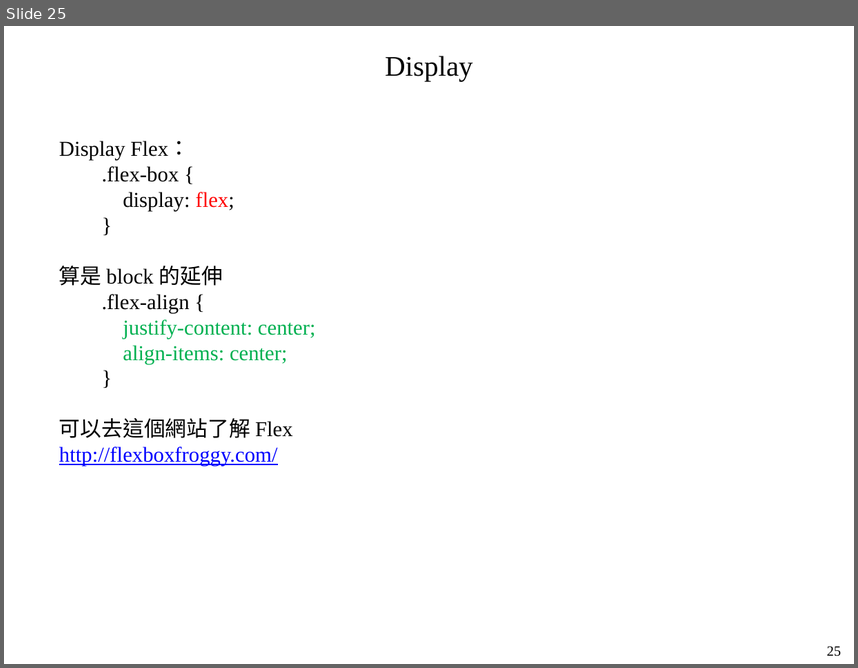
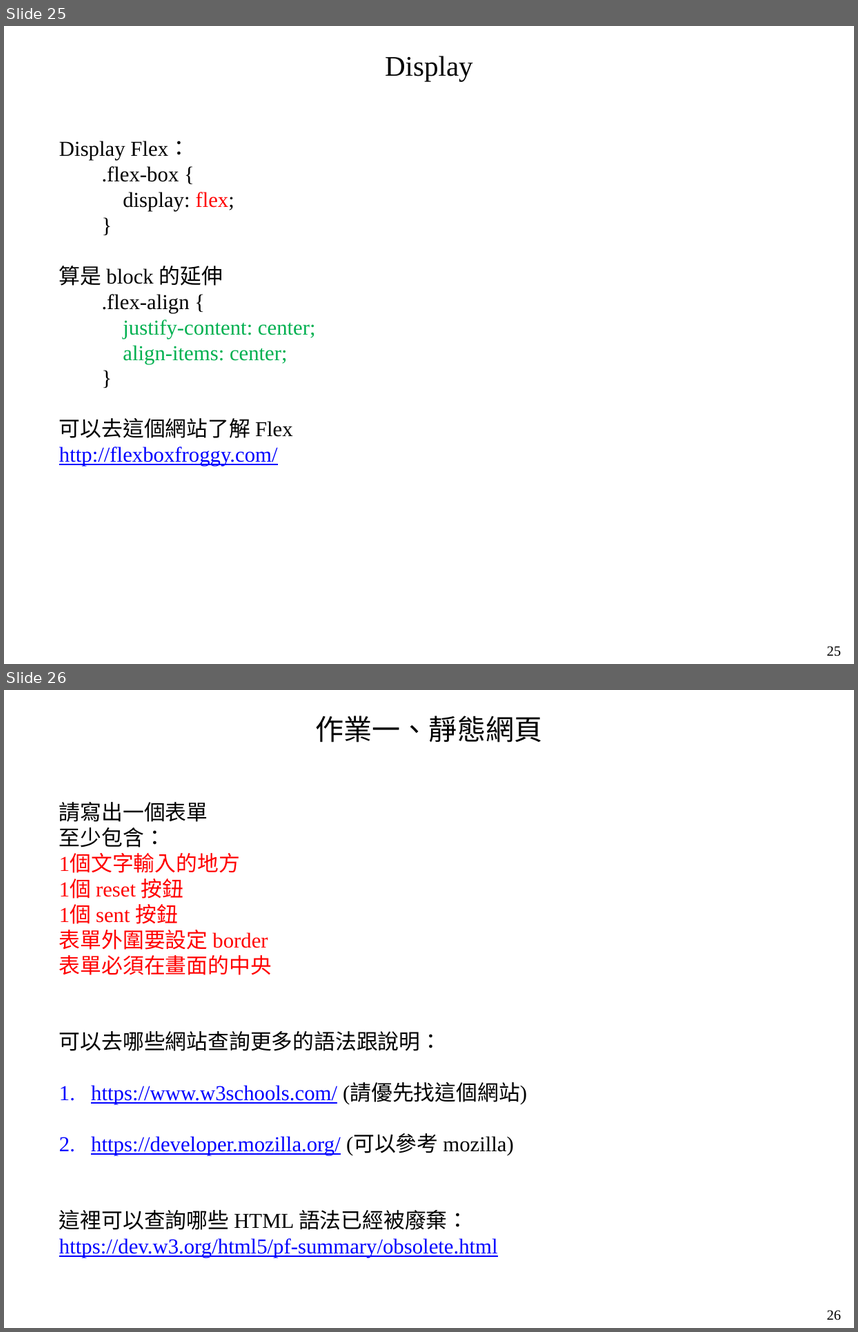
Before and after one commit to mar120434/2021_web_tutor, a slide deck: 靜態網頁.pptx. Shown one above the other, each under a label of ours: slide 25 before the commit, slides 25 and 26 after it. The pictures are 858x668 and 858x1332 pixels, drawn with LibreOffice and Linux fonts; fonts in the diff are those of the drawing. Boxes give left, top, right and bottom in pixels: in the first picture for what was removed or moved away, otherwise in the second. Text is boxed around its words. In the diff, an @@ line names an element or a change of style, - is before the commit and + after.

```diff
--- a/靜態網頁.pptx
+++ b/靜態網頁.pptx
@@ slide 26 added at box(4, 690, 854, 1328), background #FFFFFF @@
@@ text added at box(316, 716, 543, 742), 24 pt, text #000000 @@
+作業一、靜態網頁
@@ text added at box(59, 802, 527, 1257), 18 pt, text #0000FF @@
+請寫出一個表單
+至少包含：
+1個文字輸入的地方
+1個 reset 按鈕
+1個 sent 按鈕
+表單外圍要設定 border
+表單必須在畫面的中央
+可以去哪些網站查詢更多的語法跟說明：
+1. https://www.w3schools.com/ (請優先找這個網站)
+2. https://developer.mozilla.org/ (可以參考 mozilla)
+這裡可以查詢哪些 HTML 語法已經被廢棄：
+https://dev.w3.org/html5/pf-summary/obsolete.html
@@ text added at box(827, 1310, 841, 1320), 12 pt, text #000000 @@
+26
```
Also in this commit, not shown: 1 slide changed, 3 other slides added, 3 other files.
